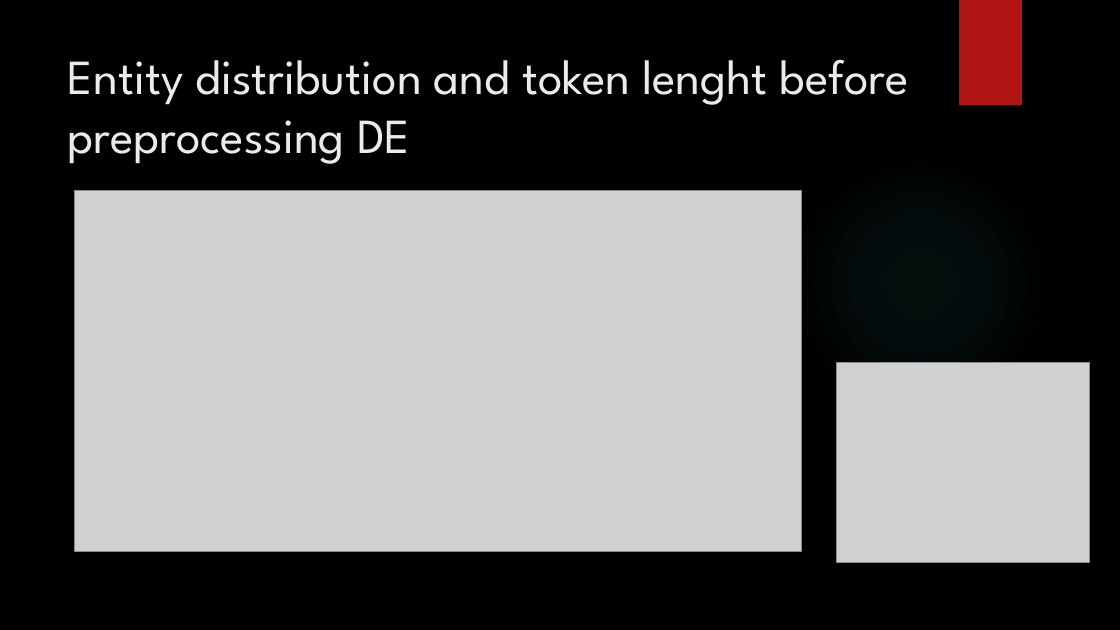
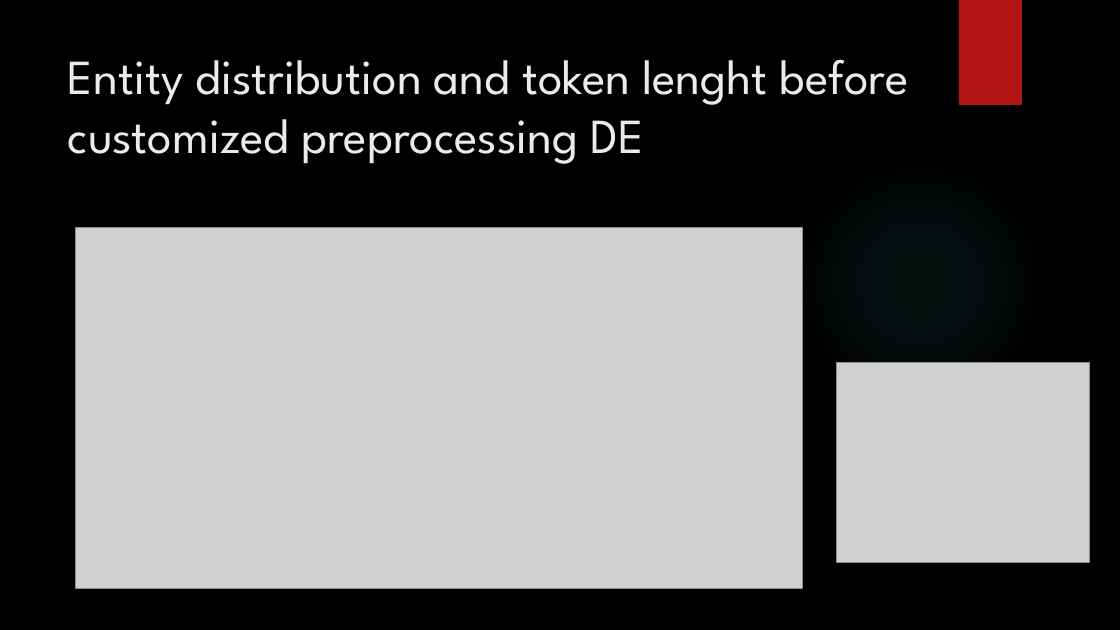
Before and after one commit to Beabir/TaskModule4_MNER, a slide deck: slide 9 of CAS NLP Module 4_jd_bb.pptx. Drawn at 1120x630 pixels with LibreOffice and Linux fonts; fonts in the diff are those of the drawing; grey boxes stand for pictures; background and template pictures are left out. Boxes give left, top, right and bottom in pixels: in the first picture for what was removed or moved away, otherwise in the second. Text is boxed around its words. In the diff, an @@ line names an element or a change of style, - is before the commit and + after.

```diff
--- a/CAS NLP Module 4_jd_bb.pptx
+++ b/CAS NLP Module 4_jd_bb.pptx
@@ title at (68,59,909,164): text changed @@
-Entity distribution and token lenght before preprocessing DE
+Entity distribution and token lenght before customized preprocessing DE
@@ picture: place and size @@
-picture at (75,191,802,552)
+picture at (76,228,802,589)
```
Also in this commit, not shown: 9 other slides changed, 2 slides added, 1 other file.
